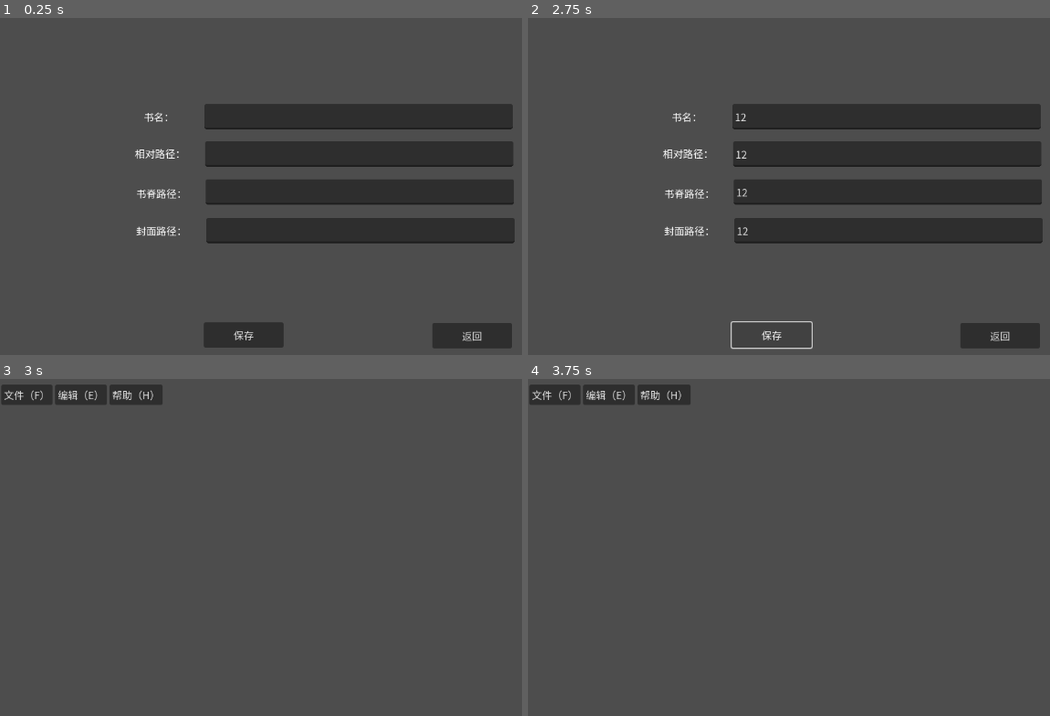
Above: before the commit, frames 1-4 (two rows, left to right).
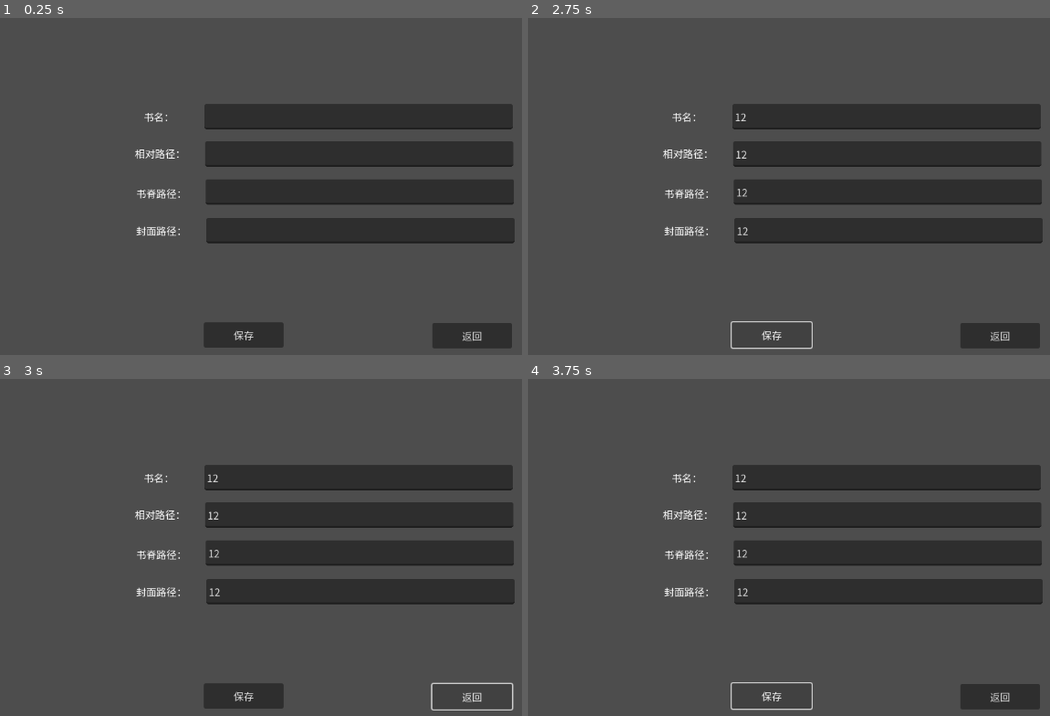
Above: after the commit, the same moments.

Repository: Yinguiqi/LifeLibrary
Game: Godot game, scene res://scenes/book_settings.tscn
Same seed, same stepped clock (60 frames per second), same inputs: the game is played once before the commit and once after it. This scene is started directly instead of the project's main scene. The engine's default icon, where the game draws it, is replaced by a stand-in: a white triangle on a blue panel in a dark square.
Inputs (mouse positions are in pixels of both pictures, inside the frame that each line leads up to):
- Up to frame 1 (0.25 s): no input
- Up to frame 2 (2.75 s): click (888, 152) at 0.52 s; type "12" at 0.6 s; click (888, 193) at 0.75 s; type "12" at 0.83 s; click (888, 115) at 0.98 s; type "12" at 1.07 s; click (888, 230) at 1.27 s; type "12" at 1.35 s; click "保存" at 2 s
- Up to frame 3 (3 s): click "返回" at 2.75 s
- Up to frame 4 (3.75 s): click (773, 695) at 3.5 s, where only the run after the commit has a clickable "保存"

Frames 1-2 are identical in both runs. In frame 3, 21% of the frame differs, in the area x 0-99%, y 1-99%; in frame 4, 21%.
Error before the commit: Invalid access to property or key 'rel_path' on a base object of type 'Nil'. (res://scenes/book_settings.gd:13)
Error after the commit: Parse Error: Too few arguments for "update_book_info()" call. Expected at least 7 but received 5. (res://scenes/book_settings.tscn::GDScript_51wuu:21)

Commit message:
改变编辑模式，复用增加窗口的形式编辑信息

Diff:
--- a/LibraryManager.gd
+++ b/LibraryManager.gd
@@ -93,7 +93,7 @@
 # --- 3. 更新 (U) ---
 
 # 你的 UI 应该调用这个函数来修改数据
-func update_book_info(target_id: String, new_name:String, new_path: String, new_texture: String,new_cover_texture: String):
+func update_book_info(target_id: String, new_name:String, new_path: String, new_texture: String,new_cover_texture: String,new_author: String,new_introduction: String):
 	var book = get_book_by_id(target_id)
 	if book:
 		book.rel_path = new_path
@@ -102,6 +102,8 @@
 		elif new_cover_texture.begins_with("user://book_cover_textures/"):
 			book.book_cover_texture = new_cover_texture
 		book.name = new_name
+		book.author = new_author
+		book.introduction = new_introduction
 		# 改完内存立刻存盘
 		save_data_to_json()
 		print("书籍 %s 更新成功" % target_id)
--- a/scenes/add_book_window.gd
+++ b/scenes/add_book_window.gd
@@ -14,6 +14,7 @@
 
 var current_file_dialog: FileDialog = null
 var target_input: LineEdit = null
+var target_id: String
 
 func _ready() -> void:
 	# 连接关闭请求信号
@@ -119,10 +120,11 @@
 	# 如果没输入书名，用文件名
 	if book_name.is_empty() and not path.is_empty():
 		book_name = path.get_file().get_basename()
-
-	# 调用方法
-	LibraryManager.add_new_book(path,texture,book_name,book_cover_texture,author,introduction)
-
+	if self.title == "添加书籍":
+		# 调用方法
+		LibraryManager.add_new_book(path,texture,book_name,book_cover_texture,author,introduction)
+	else:
+		LibraryManager.update_book_info(target_id,book_name,path,texture,book_cover_texture,author,introduction)
 	# 关窗口
 	hide()
 	get_tree().change_scene_to_file("res://scenes/main.tscn")
@@ -151,3 +153,20 @@
 	if abs_path.begins_with(BookData.base_path):
 		return abs_path.replace(BookData.base_path, "")
 	return abs_path  # 不在 base_path 下就直接返回原路径
+
+# 在窗口脚本中添加这个方法
+func load_book_data(book_data: Dictionary) -> void:
+	"""加载书籍数据到表单"""
+	target_id = book_data.get("book_id","")
+	name_input.text = book_data.get("name", "")
+	author_input.text = book_data.get("author", "")
+	book_path_input.text = book_data.get("rel_path", "")
+	spine_path_input.text = book_data.get("book_texture", "")
+	cover_path_input.text = book_data.get("book_cover_texture", "")
+	introduction_input.text = book_data.get("introduction", "")
+
+	self.title = "编辑书籍"
+	btn_confirm.disabled = false
+	btn_confirm.text = "确定更改"
+	# 显示窗口
+	popup_centered()
--- a/scenes/book_menu_bar.gd
+++ b/scenes/book_menu_bar.gd
@@ -39,7 +39,6 @@
 		100:
 			var _add_book_window = AddBookWindow.instantiate()
 			get_tree().root.add_child(_add_book_window)
-			#file_new_selected()
 		110:
 			get_tree().quit()
 		201:
@@ -49,38 +48,6 @@
 		302:
 			OS.shell_open("https://milkyaw.online/2025/12/15/Life%20Library/")
 
-## 增加书籍
-func file_new_selected() -> void:
-	var dialog := FileDialog.new()
-	dialog.file_mode = FileDialog.FILE_MODE_OPEN_FILE
-	dialog.access = FileDialog.ACCESS_FILESYSTEM
-	dialog.current_dir = BookData.base_path  # ← 指定打开的文件夹
-	dialog.title = "选择一个文件"
-	add_child(dialog)
-	dialog.popup_centered()
-
-	dialog.file_selected.connect(_add_book_on_file_selected)
-
-# 把绝对路径改成相对路径并生成书籍且保存数据到JSON
-func _add_book_on_file_selected(path: String):
-	var pathx = get_relative_path(path)
-
-	# 2. 保存到 JSON
-	var texture_path = "res://assets/book_texture/1.png"
-	LibraryManager.add_new_book(pathx,texture_path)
-	print("已保存到 JSON：", " → ", pathx)
-	get_tree().change_scene_to_file("res://scenes/main.tscn")
-
-# 把绝对路径改成相对路径的方法
-func get_relative_path(abs_path: String) -> String:
-	if not BookData.base_path.ends_with("/"):
-		BookData.base_path += "/"
-
-	# Godot 字符串处理
-	if abs_path.begins_with(BookData.base_path):
-		return abs_path.replace(BookData.base_path, "")
-	return abs_path  # 不在 base_path 下就直接返回原路径
-
 func create_search_window():
 	var window = Window.new()
 	window.title = "搜索"
--- a/scenes/book_settings.gd
+++ /dev/null
@@ -1,27 +0,0 @@
-extends Control
-
-const CONFIG_PATH := "user://config.ini"
-
-@onready var input: LineEdit = $BookIDInput
-@onready var input2: LineEdit = $BookIDInput2
-@onready var input3: LineEdit = $BookIDInput3
-@onready var input5: LineEdit = $BookIDInput5
-var current_book = LibraryManager.current_book_data
-
-func _ready() -> void:
-	# 载入当前要编辑的ID（从 Book 传过来的）
-	input.text = current_book.rel_path
-	input2.text = current_book.book_texture
-	input3.text = current_book.name
-	input5.text = current_book.book_cover_texture
-
-
-func save_book_id():
-	# 更新全局变量（以便书本场景回来后能更新显示）
-	LibraryManager.update_book_info(current_book.id,input3.text, input.text, input2.text ,input5.text)
-
-func _on_save_button_pressed() -> void:
-	save_book_id()
-
-func _on_back_button_pressed() -> void:
-	get_tree().change_scene_to_file("res://scenes/main.tscn")
--- a/scenes/book_settings.tscn
+++ b/scenes/book_settings.tscn
@@ -1,6 +1,34 @@
 [gd_scene load_steps=2 format=3 uid="uid://bum376ih5dw5y"]
 
-[ext_resource type="Script" uid="uid://be8icl1acuc12" path="res://scenes/book_settings.gd" id="1_uia5u"]
+[sub_resource type="GDScript" id="GDScript_51wuu"]
+script/source = "extends Control
+
+const CONFIG_PATH := \"user://config.ini\"
+
+@onready var input: LineEdit = $BookIDInput
+@onready var input2: LineEdit = $BookIDInput2
+@onready var input3: LineEdit = $BookIDInput3
+@onready var input5: LineEdit = $BookIDInput5
+var current_book = LibraryManager.current_book_data
+
+func _ready() -> void:
+	# 载入当前要编辑的ID（从 Book 传过来的）
+	input.text = current_book.rel_path
+	input2.text = current_book.book_texture
+	input3.text = current_book.name
+	input5.text = current_book.book_cover_texture
+
+
+func save_book_id():
+	# 更新全局变量（以便书本场景回来后能更新显示）
+	LibraryManager.update_book_info(current_book.id,input3.text, input.text, input2.text ,input5.text)
+
+func _on_save_button_pressed() -> void:
+	save_book_id()
+
+func _on_back_button_pressed() -> void:
+	get_tree().change_scene_to_file(\"res://scenes/main.tscn\")
+"
 
 [node name="BookSettings" type="Control"]
 layout_mode = 3
@@ -9,7 +37,7 @@
 anchor_bottom = 1.0
 grow_horizontal = 2
 grow_vertical = 2
-script = ExtResource("1_uia5u")
+script = SubResource("GDScript_51wuu")
 
 [node name="BookIDInput" type="LineEdit" parent="."]
 layout_mode = 0
--- a/texture_button.gd
+++ b/texture_button.gd
@@ -33,12 +33,10 @@
 			menu.id_pressed.disconnect(conn.callable)
 		menu.id_pressed.connect(_on_menu_pressed)
 		# 2. 然后再添加本次需要的选项
-		menu.add_item("编辑书籍配置", 0)
-		menu.add_item("设置书脊", 1)
-		menu.add_item("设置封面", 2)
-		menu.add_item("删除书籍", 3)
-		menu.add_item("3d监看器", 4)
-		menu.add_item("打开所在文件夹", 5)
+		menu.add_item("编辑信息", 0)
+		menu.add_item("删除书籍", 1)
+		menu.add_item("3d监看器", 2)
+		menu.add_item("打开所在文件夹", 3)
 		# 在弹出菜单前设置当前书籍ID
 		LibraryManager.current_book_data = book.data_ref
 		menu.popup(Rect2(get_global_mouse_position(),Vector2.ZERO))
@@ -46,44 +44,34 @@
 func _on_menu_pressed(id: int) -> void:
 	match id:
 		0:
-			get_tree().call_deferred("change_scene_to_file", "res://scenes/book_settings.tscn")
+			edit_current_book()
 		1:
-			_on_book_texture_pressed()
+			delete_book_by_id()
 		2:
-			_on_book_cover_texture_pressed()
+			setup_3d_monitor()
 		3:
-			delete_book_by_id()
-		4:
-			setup_3d_monitor()
-		5:
 			open_book_of_folder()
 
-func _on_book_texture_pressed() -> void:
-	choose_texture("user://book_textures/")
-
-func _on_book_cover_texture_pressed() -> void:
-	choose_texture("user://book_cover_textures/")
-
-func choose_texture(target_folder: String) -> void:
-	var dialog := FileDialog.new()
-	dialog.file_mode = FileDialog.FILE_MODE_OPEN_FILE
-	dialog.access = FileDialog.ACCESS_FILESYSTEM
-	dialog.current_dir = BookData.base_path
-	dialog.file_selected.connect(func(path):
-		var file = path.get_file()
-		DirAccess.make_dir_recursive_absolute(target_folder)
-		var target = target_folder + file
-		var err = copy_file(path, target)
-		if err != OK:
-			print("复制失败: ", err)
-		else:
-			LibraryManager.update_book_info(book.book_id, book.name, book.rel_path, target, target)
-			get_tree().change_scene_to_file("res://scenes/main.tscn")
-		dialog.queue_free()
-	)
-	dialog.canceled.connect(dialog.queue_free)
-	add_child(dialog)
-	dialog.popup_centered()
+# 在其他脚本中调用：
+func edit_current_book() -> void:
+	var current_book = LibraryManager.current_book_data
+	if current_book:
+		# 将你的 Book 对象转换为字典
+		var book_dict = {
+			"book_id":current_book.id,
+			"name": current_book.name,
+			"author": current_book.author,
+			"rel_path": current_book.rel_path,
+			"book_texture": current_book.book_texture,
+			"book_cover_texture": current_book.book_cover_texture,
+			"introduction": current_book.introduction
+		}
+
+		# 获取窗口实例并加载数据
+		var window = preload("res://scenes/add_book_window.tscn").instantiate()
+		add_child(window)
+		window.load_book_data(book_dict)
+
 
 # 复制书籍文件方法
 func copy_file(src_path: String, dst_path: String) -> int:
Not shown, removed: scenes/book_settings.gd.uid
